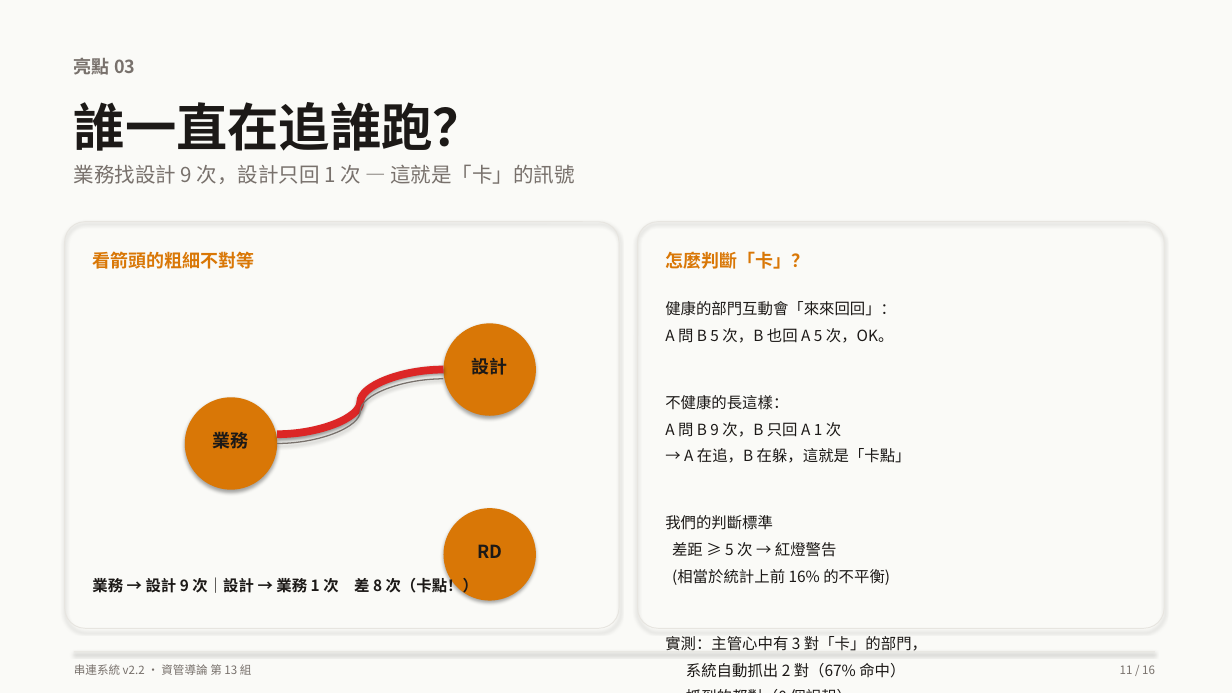
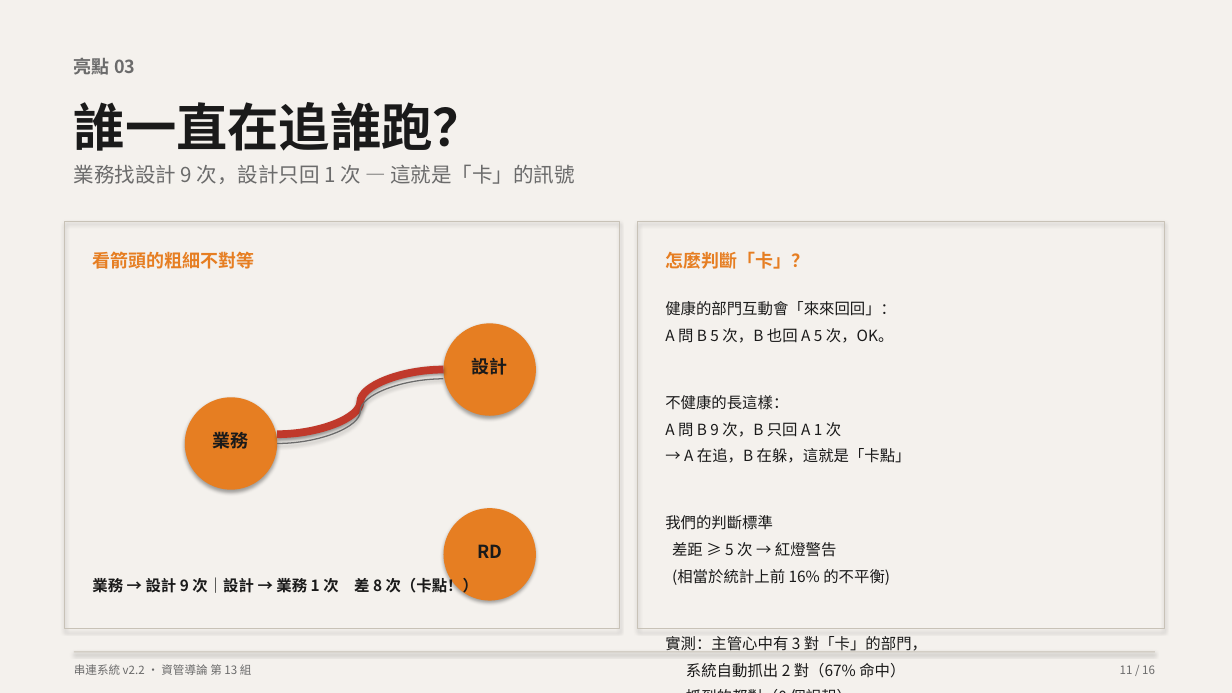
Before and after one commit to Peter2594/chuanlien-system-v2, a slide deck: slide 11 of docs/串連系統_簡報.pptx. Drawn at 1232x693 pixels with LibreOffice and Linux fonts; fonts in the diff are those of the drawing. Boxes give left, top, right and bottom in pixels: in the first picture for what was removed or moved away, otherwise in the second. Text is boxed around its words. In the diff, an @@ line names an element or a change of style, - is before the commit and + after.

```diff
--- a/docs/串連系統_簡報.pptx
+++ b/docs/串連系統_簡報.pptx
@@ rectangle at (0, 0, 1232, 693): fill #FAFAF7 to #F4F1ED @@
@@ rectangle at (65, 222, 619, 628): rounded rectangle to rectangle; outline #E7E5E0 0.75 pt to #C8C2B7 0.75 pt @@
@@ rectangle at (638, 222, 1165, 628): rounded rectangle to rectangle; outline #E7E5E0 0.75 pt to #C8C2B7 0.75 pt @@
@@ text "看箭頭的粗細不對等" at (92, 251, 254, 269): text colour #D97706 to #E67E22 @@
@@ text "怎麼判斷「卡」？" at (665, 251, 809, 269): text colour #D97706 to #E67E22 @@
@@ text colour #1C1917 to #1A1A1A in 5 elements at (213, 428, 249, 452), (472, 358, 508, 375), (477, 544, 502, 558), (92, 576, 478, 596), (665, 301, 927, 678) @@
@@ curved line (277, 434) - (444, 370): stroke #DC2626 6 pt to #C0392B 6 pt @@
@@ curved line (444, 379) - (277, 444): stroke #78716C 1 pt to #6B6B6B 1 pt @@
@@ fill #D97706 to #E67E22 in 3 elements at (185, 397, 277, 490), (444, 323, 536, 416), (444, 508, 536, 601) @@
@@ rectangle at (74, 652, 1155, 653): fill #E7E5E0 to #C8C2B7 @@
```
Also in this commit, not shown: 15 other slides changed, 1 other file.
